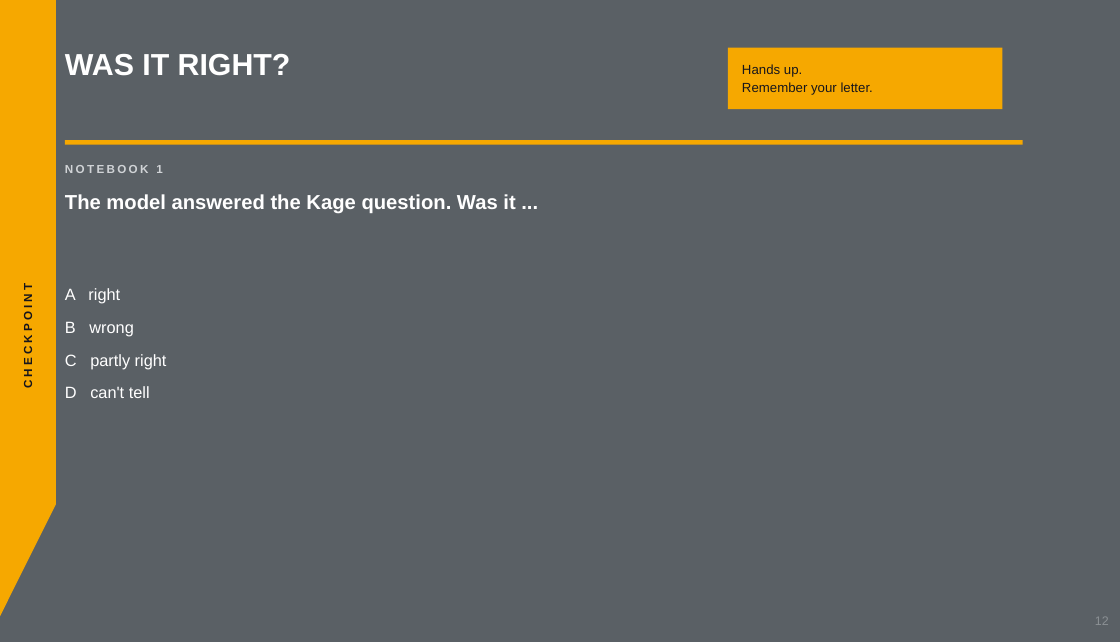
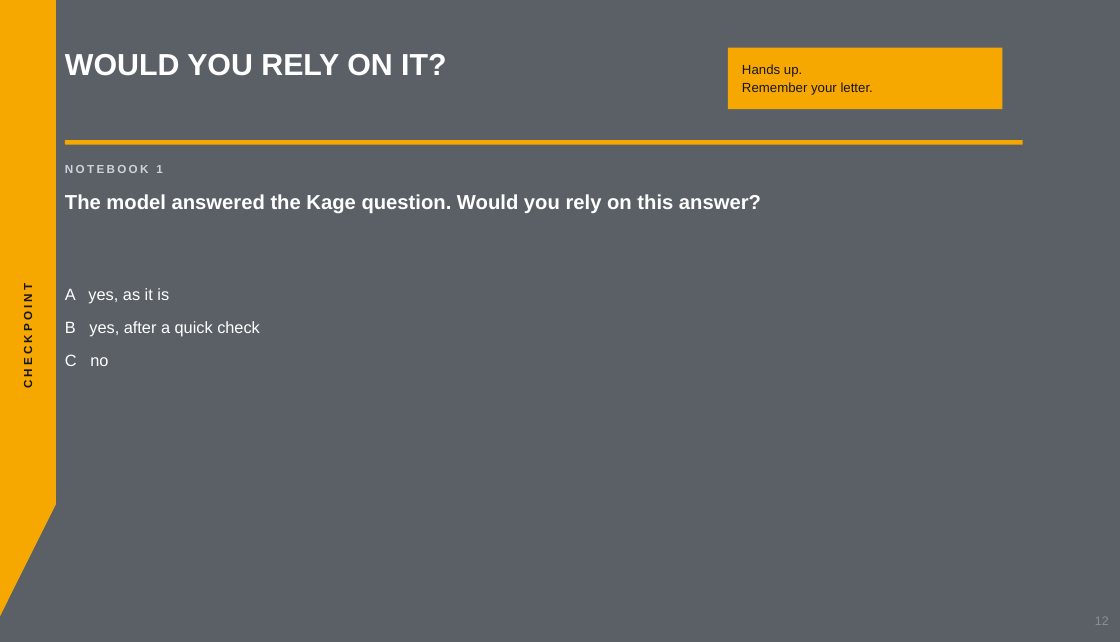
Before and after one commit to aihpi/workshop-rag-basics, a slide deck: slide 12 of workshop/slides/rag-workshop.pptx. Drawn at 1120x642 pixels with LibreOffice and Linux fonts; fonts in the diff are those of the drawing. Boxes give left, top, right and bottom in pixels: in the first picture for what was removed or moved away, otherwise in the second. Text is boxed around its words. In the diff, an @@ line names an element or a change of style, - is before the commit and + after.

Commit message:
workshop: ask whether they'd rely on the answer, not whether it's right
Nobody in the room can know whether the Kage answer is right without
reading the paper, so the notebook 1 vote now asks for trust. The
reveal adds what Table 1 actually says and that RAG makes checking one
click. The stopwatch no longer promises a use in notebook 4, which
times its cell with %%time instead.

```diff
--- a/workshop/slides/rag-workshop.pptx
+++ b/workshop/slides/rag-workshop.pptx
@@ text at (65,54,446,76): text changed @@
-WAS IT RIGHT?
+WOULD YOU RELY ON IT?
@@ text at (65,194,761,214): text changed @@
-The model answered the Kage question. Was it ...
+The model answered the Kage question. Would you rely on this answer?
@@ text at (65,288,260,366): text changed @@
-A right
-B wrong
-C partly right
-D can't tell
+A yes, as it is
+B yes, after a quick check
+C no
```
Also in this commit, not shown: 2 other slides changed, 4 other files.
